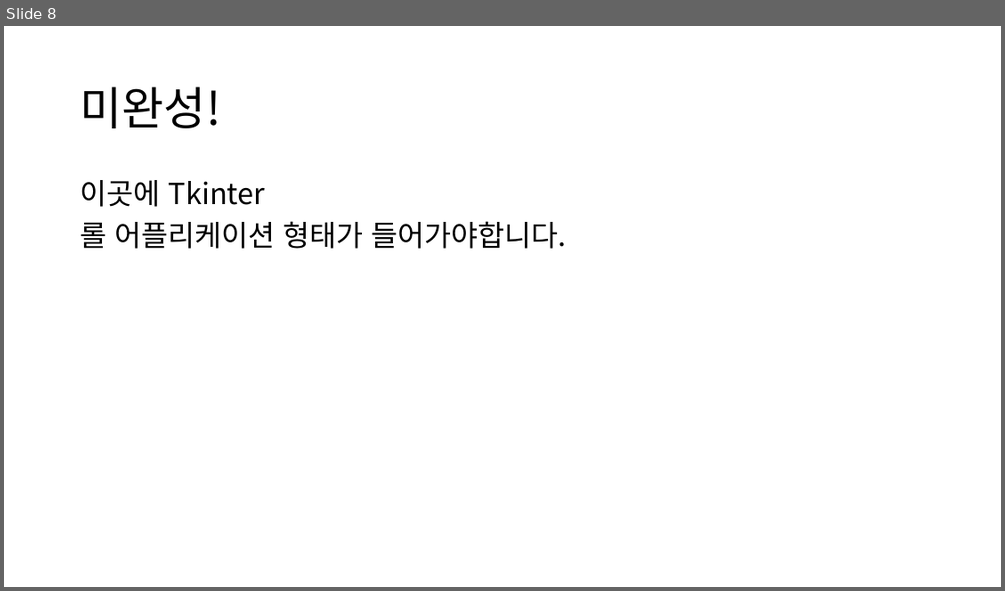
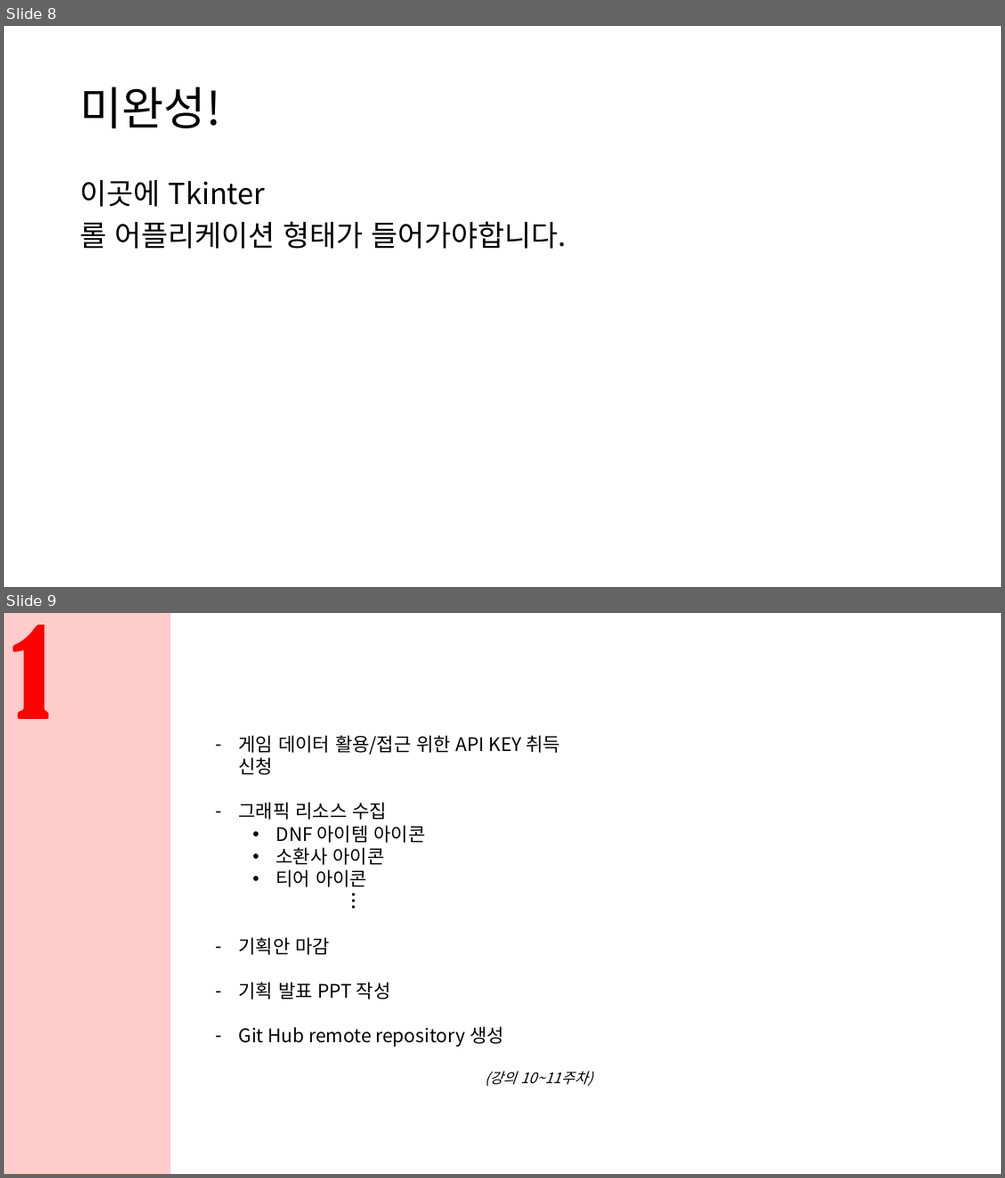
Before and after one commit to hardgosu/ScriptLanguage-Termproject, a slide deck: Presentation/스크립트기획발표_미완성v2.pptx. Shown one above the other, each under a label of ours: slide 8 before the commit, slides 8 and 9 after it. The pictures are 1005x591 and 1005x1178 pixels, drawn with LibreOffice and Linux fonts; fonts in the diff are those of the drawing. Boxes give left, top, right and bottom in pixels: in the first picture for what was removed or moved away, otherwise in the second. Text is boxed around its words. In the diff, an @@ line names an element or a change of style, - is before the commit and + after.

```diff
--- a/Presentation/스크립트기획발표_미완성v2.pptx
+++ b/Presentation/스크립트기획발표_미완성v2.pptx
@@ slide 9 added at [4, 613, 1001, 1174], background #FFFFFF @@
@@ rectangle added at [4, 613, 170, 1174], fill #FF0000 @@
@@ freeform shape added at [4, 613, 170, 1174], fill #FFFFFF at 80% opacity @@
@@ freeform shape added at [170, 613, 336, 1174], fill #FFFFFF at 80% opacity @@
@@ freeform shape added at [336, 613, 502, 1174], fill #FFFFFF at 80% opacity @@
@@ freeform shape added at [502, 613, 669, 1174], fill #FFFFFF at 80% opacity @@
@@ freeform shape added at [669, 613, 834, 1174], fill #FFFFFF at 80% opacity @@
@@ freeform shape added at [834, 613, 1001, 1174], fill #FFFFFF at 80% opacity @@
@@ text added at [239, 735, 561, 1046], 18 pt, text #000000 @@
+– 게임 데이터 활용/접근 위한 API KEY 취득 신청
+– 그래픽 리소스 수집
+  • DNF 아이템 아이콘
+  • 소환사 아이콘
+  • 티어 아이콘
+  ︙
+– 기획안 마감
+– 기획 발표 PPT 작성
+– Git Hub remote repository 생성
+(강의 10~11주차)
```
Also in this commit, not shown: 5 slides changed, 5 other slides added, 6 slides removed.
